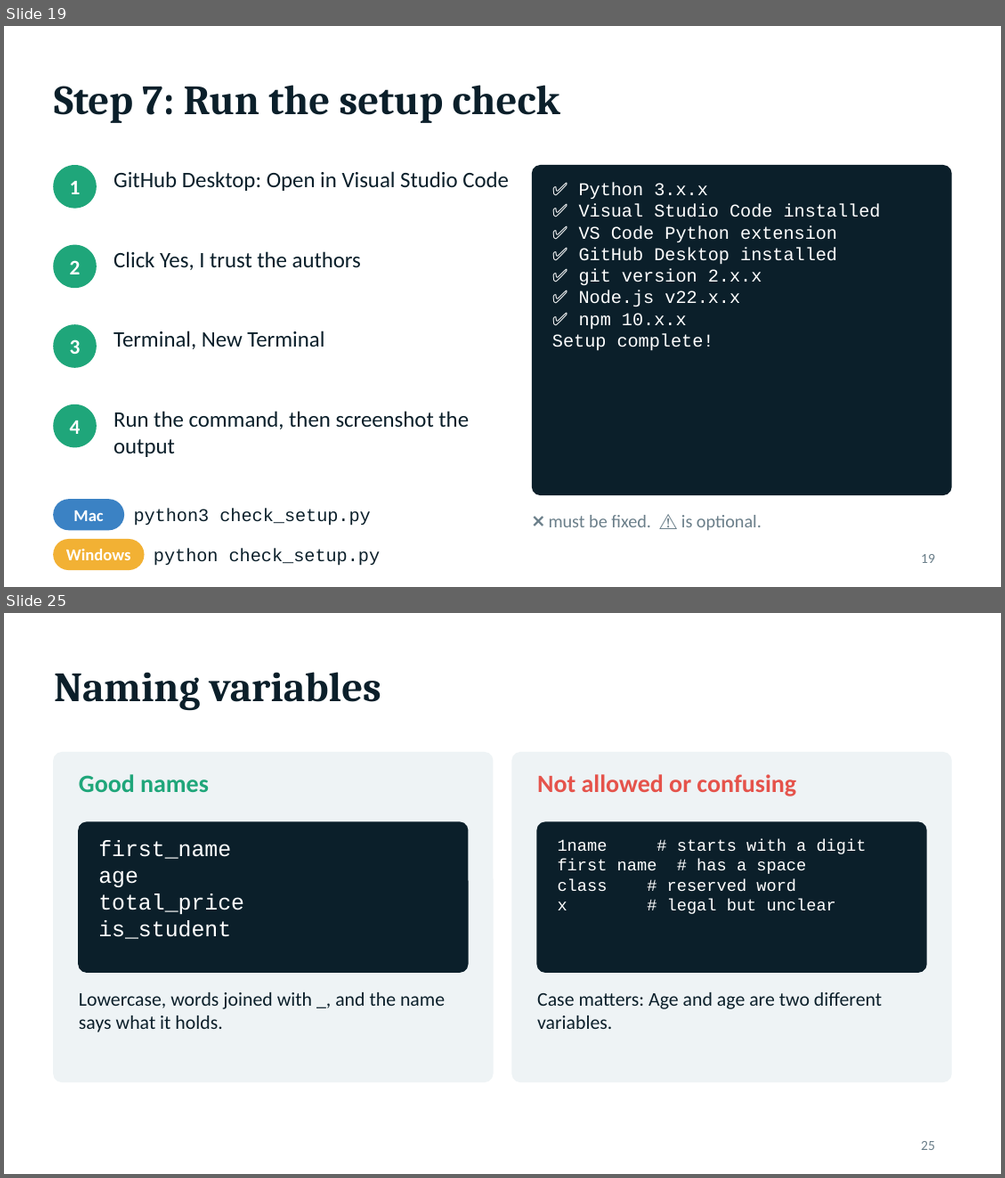
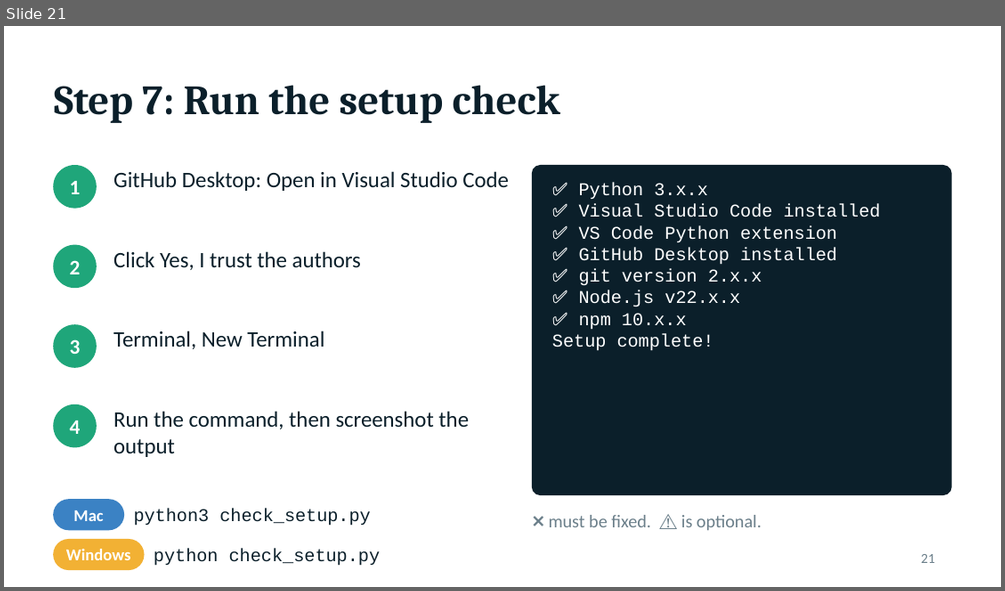
Before and after one commit to ccunnect-tech/BFA, a slide deck: class-1/docs/class-1-setup.pptx. Shown one above the other, each under a label of ours: slides 19 and 25 before the commit, slide 21 after it; the slides between them are not shown. The pictures are 1005x1178 and 1005x591 pixels, drawn with LibreOffice and Linux fonts; fonts in the diff are those of the drawing. Boxes give left, top, right and bottom in pixels: in the first picture for what was removed or moved away, otherwise in the second. Text is boxed around its words. In the diff, an @@ line names an element or a change of style, - is before the commit and + after.

```diff
--- a/class-1/docs/class-1-setup.pptx
+++ b/class-1/docs/class-1-setup.pptx
@@ slide 25 removed at (4, 613, 1001, 1174), background #FFFFFF @@
@@ title removed at (54, 672, 381, 711) @@
-Naming variables
@@ rounded rectangle removed at (54, 753, 493, 1081) @@
@@ rounded rectangle removed at (512, 753, 951, 1081) @@
@@ text removed at (79, 774, 209, 792) @@
-Good names
@@ text removed at (537, 774, 796, 796) @@
-Not allowed or confusing
@@ rounded rectangle removed at (79, 822, 468, 972) @@
@@ rounded rectangle removed at (537, 822, 926, 972) @@
@@ text removed at (98, 840, 244, 939) @@
-first_name
-age
-total_price
-is_student
@@ text removed at (558, 839, 866, 914) @@
-1name # starts with a digit
-first name # has a space
-class # reserved word
-x # legal but unclear
@@ text removed at (79, 992, 445, 1032) @@
-Lowercase, words joined with _, and the name says what it holds.
@@ text removed at (537, 992, 882, 1029) @@
-Case matters: Age and age are two different variables.
@@ page number removed at (921, 1141, 935, 1150) @@
-25
@@ what was slide 19 is now slide 21 @@
@@ page number at (921, 554, 935, 563): text changed @@
-19
+21
```
Also in this commit, not shown: 2 slides added, 17 other slides removed, 11 other files.
